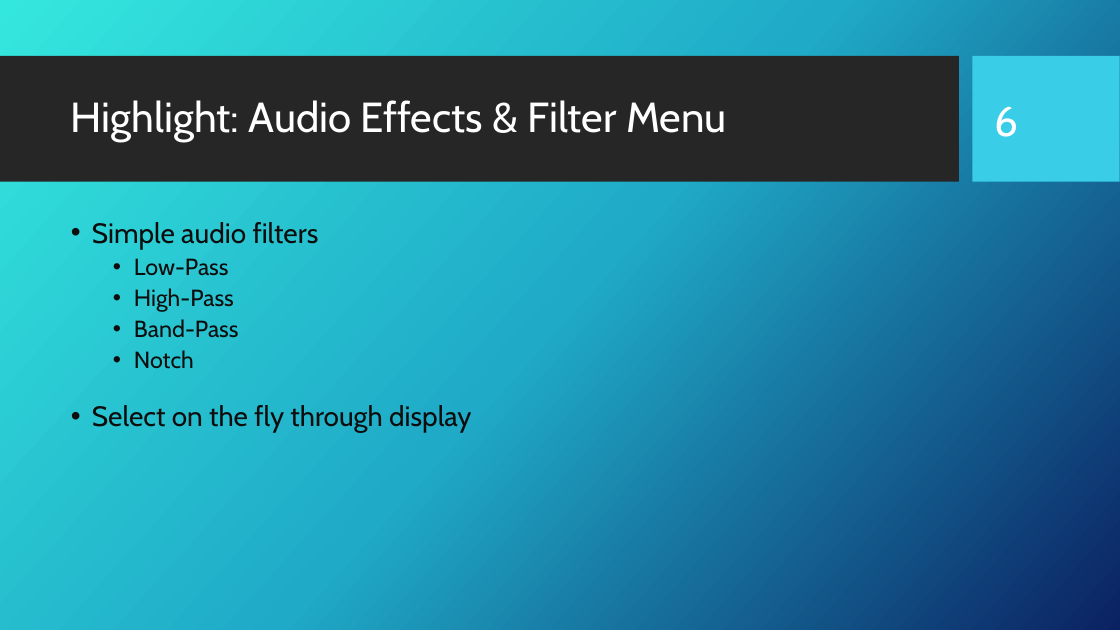
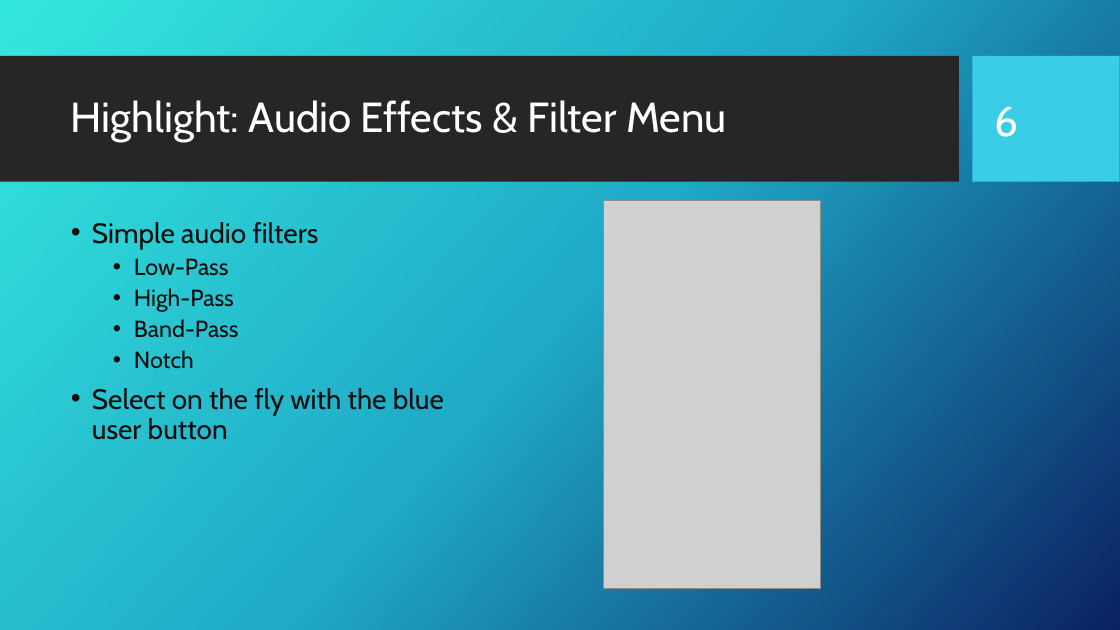
Before and after one commit to Tommy270502/PM3, a slide deck: slide 6 of 2_Assessments/Presentation.pptx. Drawn at 1120x630 pixels with LibreOffice and Linux fonts; fonts in the diff are those of the drawing; grey boxes stand for pictures; background and template pictures are left out. Boxes give left, top, right and bottom in pixels: in the first picture for what was removed or moved away, otherwise in the second. Text is boxed around its words. In the diff, an @@ line names an element or a change of style, - is before the commit and + after.

Commit message:
photos in presentation

```diff
--- a/2_Assessments/Presentation.pptx
+++ b/2_Assessments/Presentation.pptx
@@ picture added at [604,200,821,588] @@
@@ text at [92,388,444,440]: paragraph added @@
+• Select on the fly with the blue user button
@@ text removed at [92,405,471,432] @@
-• Select on the fly through display
```
Also in this commit, not shown: 4 other slides changed.
